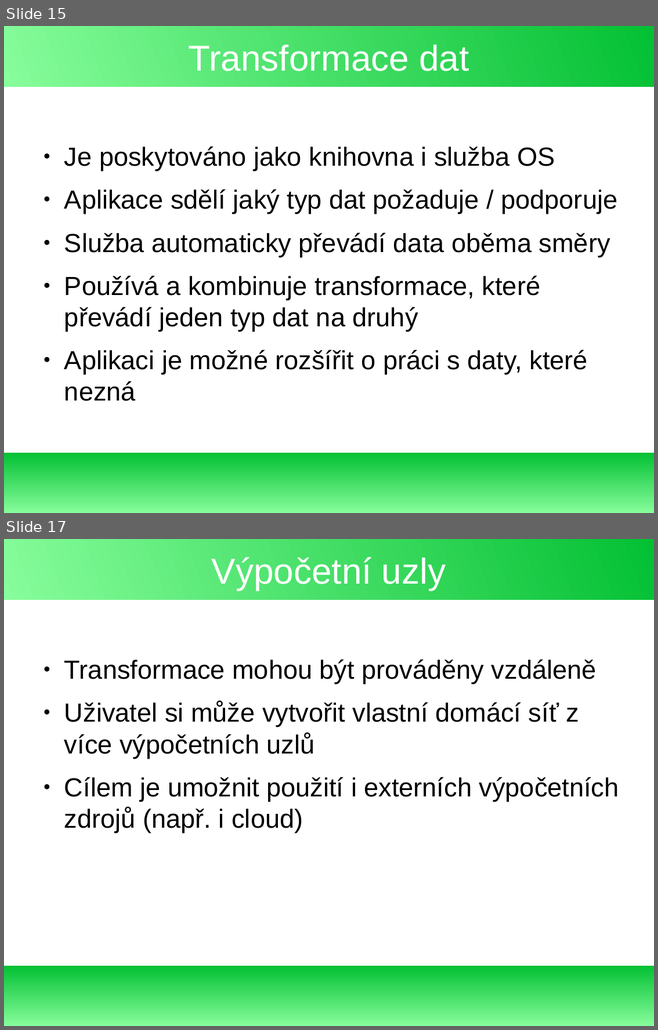
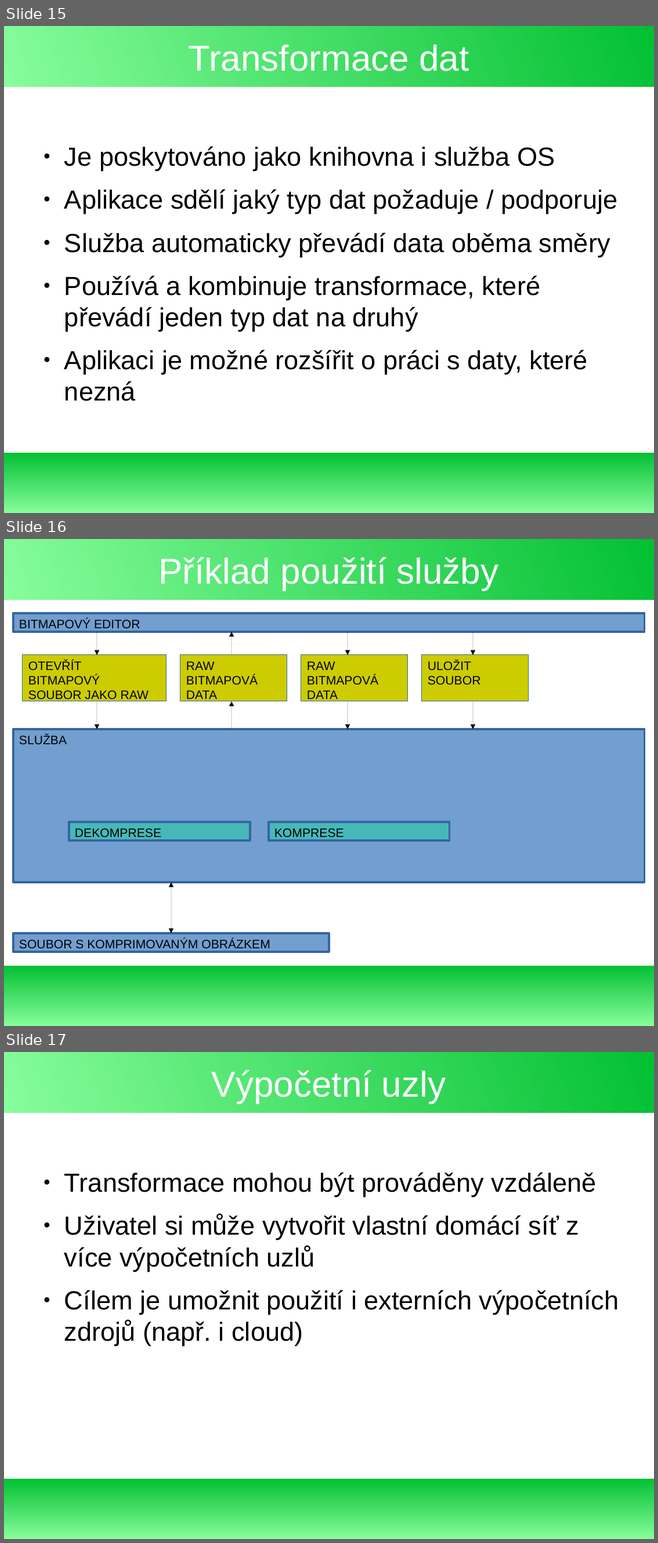
Before and after one commit to exbin/xbup-doc, a slide deck: presentation/binary_concept_cs_CZ.odp. Shown one above the other, each under a label of ours: slides 15 and 17 before the commit, slides 15, 16 and 17 after it; the slides between them are not shown. The pictures are 658x1030 and 658x1543 pixels, drawn with LibreOffice and Linux fonts; fonts in the diff are those of the drawing. Boxes give left, top, right and bottom in pixels: in the first picture for what was removed or moved away, otherwise in the second. Text is boxed around its words. In the diff, an @@ line names an element or a change of style, - is before the commit and + after.

```diff
--- a/presentation/binary_concept_cs_CZ.odp
+++ b/presentation/binary_concept_cs_CZ.odp
@@ slide 16 added at [4,539,654,1026], background #FFFFFF; not listed: 2 template elements that a slide beside it also shows @@
@@ title added at [158,557,499,590], 44 pt, text #FFFFFF @@
+Příklad použití služby
@@ rectangle added at [13,613,645,632], fill #729FCF, outline #3465A4 2.3 pt @@
@@ text added at [19,618,140,631], 15 pt, text #000000 @@
+BITMAPOVÝ EDITOR
@@ arrow added from (97, 632) to (97, 655), #000000 0 pt @@
@@ arrow added from (231, 655) to (231, 632), #000000 0 pt @@
@@ arrow added from (348, 632) to (348, 655), #000000 0 pt @@
@@ arrow added from (473, 632) to (473, 655), #000000 0 pt @@
@@ rectangle added at [23,655,166,702], fill #CCCC00, outline #3465A4 0 pt @@
@@ text added at [28,660,149,703], 15 pt, text #000000 @@
+OTEVŘÍT BITMAPOVÝ SOUBOR JAKO RAW
@@ rectangle added at [180,655,287,702], fill #CCCC00, outline #3465A4 0 pt @@
@@ rectangle added at [301,655,408,702], fill #CCCC00, outline #3465A4 0 pt @@
@@ rectangle added at [422,655,529,702], fill #CCCC00, outline #3465A4 0 pt @@
@@ text added at [427,660,481,685], 15 pt, text #000000 @@
+ULOŽIT SOUBOR
@@ text added at [186,661,257,703], 15 pt, text #000000 @@
+RAW BITMAPOVÁ DATA
@@ text added at [307,661,378,703], 15 pt, text #000000 @@
+RAW BITMAPOVÁ DATA
@@ arrow added from (97, 702) to (97, 729), #000000 0 pt @@
@@ arrow added from (231, 729) to (231, 702), #000000 0 pt @@
@@ arrow added from (348, 702) to (348, 729), #000000 0 pt @@
@@ arrow added from (473, 702) to (473, 729), #000000 0 pt @@
@@ rectangle added at [13,729,645,883], fill #729FCF, outline #3465A4 2.3 pt @@
@@ text added at [19,734,67,744], 15 pt, text #000000 @@
+SLUŽBA
@@ rectangle added at [69,822,250,840], fill #47B8B8, outline #3465A4 2.3 pt @@
@@ text added at [75,828,161,840], 15 pt, text #000000 @@
+DEKOMPRESE
@@ rectangle added at [268,822,449,840], fill #47B8B8, outline #3465A4 2.3 pt @@
@@ text added at [274,828,344,840], 15 pt, text #000000 @@
+KOMPRESE
@@ double arrow added from (171, 933) to (171, 883), #000000 0 pt @@
@@ rectangle added at [13,933,329,951], fill #729FCF, outline #3465A4 2.3 pt @@
@@ text added at [19,939,270,951], 15 pt, text #000000 @@
+SOUBOR S KOMPRIMOVANÝM OBRÁZKEM
```
Also in this commit, not shown: 1 slide removed.
